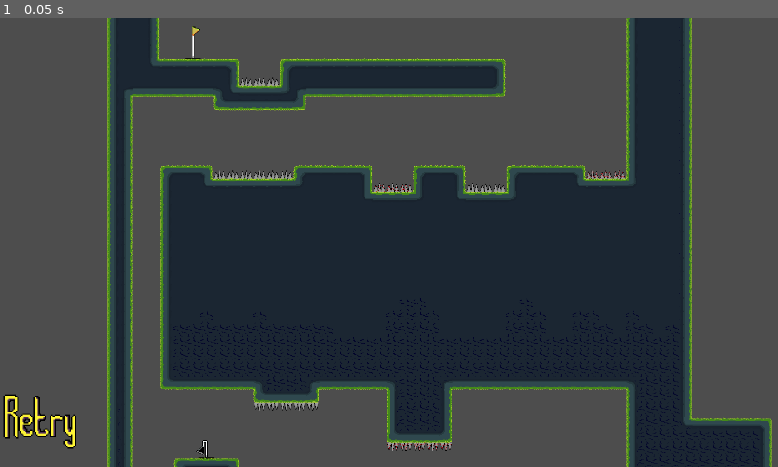
Above: before the commit, frame 1.
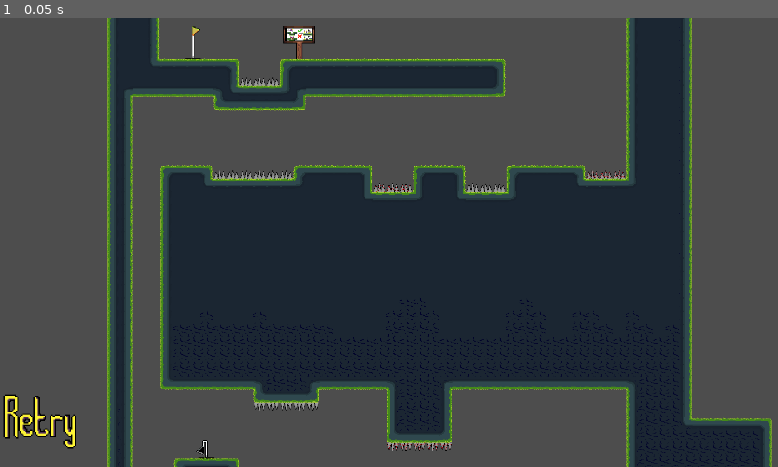
Above: after the commit, the same moment.

Repository: Flebber/Simpletun-REPO
Game: Godot game, scene res://Scenes/Levels/tutorial.tscn
Two runs of this game, one before a commit and one after it. Both use one fixed random seed, a clock stepped at 60 frames per second and the inputs below. This scene is started directly instead of the project's main scene.
Inputs:
- Up to frame 1 (0.05 s): no input

The runs differ from the first frame. In frame 1, 0.2% of the frame differs, in the area x 36-41%, y 1-10%.

Commit message:
Designed PosterBoard and Created the Scene Template For it. Began Creating the InteractComponent
Haven't added any logic but it is the correct size and I have planned the system for it, InteractComponent will be modular and will be easy to code (When close Show interact UI and Keypress emits signal)

Diff:
--- /dev/null
+++ b/Scenes/Interactables/poster_board.tscn
@@ -0,0 +1,42 @@
+[gd_scene format=3 uid="uid://du83s5f7t3uap"]
+
+[ext_resource type="Script" uid="uid://c3obm6tdif85m" path="res://Scripts/Interactables/poster_board.gd" id="1_dop1h"]
+[ext_resource type="Texture2D" uid="uid://beckrcj3hmimr" path="res://assets/sprites/Posters/PosterBoard.png" id="1_j7x4n"]
+[ext_resource type="Texture2D" uid="uid://ceacgowh0qr22" path="res://assets/sprites/Posters/TutorialPosters/tutorialposterpage.png" id="2_heacf"]
+[ext_resource type="Script" uid="uid://dov27h2jhaq5u" path="res://Scripts/Base Systems/collide_check.gd" id="4_rmmg2"]
+[ext_resource type="Script" uid="uid://cilm36ukt120y" path="res://Scripts/Interactables/interact_node.gd" id="5_rmmg2"]
+
+[sub_resource type="RectangleShape2D" id="RectangleShape2D_heacf"]
+size = Vector2(65, 81.5)
+
+[node name="PosterBoard" type="Area2D" unique_id=693978719 node_paths=PackedStringArray("collision_check", "poster", "interact_node")]
+z_index = -2
+script = ExtResource("1_dop1h")
+collision_check = NodePath("CollisionCheck")
+poster = NodePath("Poster")
+interact_node = NodePath("InteractNode")
+
+[node name="Board" type="Sprite2D" parent="." unique_id=1845500038]
+position = Vector2(-1, -19)
+scale = Vector2(2, 2)
+texture = ExtResource("1_j7x4n")
+offset = Vector2(0, -13)
+
+[node name="Poster" type="Sprite2D" parent="." unique_id=1121130669]
+texture_filter = 1
+position = Vector2(-1, -28)
+texture = ExtResource("2_heacf")
+offset = Vector2(0, -13)
+hframes = 2
+vframes = 2
+
+[node name="CollisionShape2D" type="CollisionShape2D" parent="." unique_id=6608625]
+position = Vector2(-1.5, -21.25)
+shape = SubResource("RectangleShape2D_heacf")
+
+[node name="CollisionCheck" type="Node" parent="." unique_id=896015572]
+script = ExtResource("4_rmmg2")
+metadata/_custom_type_script = "uid://dov27h2jhaq5u"
+
+[node name="InteractNode" type="Node" parent="." unique_id=1386766432]
+script = ExtResource("5_rmmg2")
--- a/Scenes/Levels/tiles/tilesets/grass_tileset.tres
+++ b/Scenes/Levels/tiles/tilesets/grass_tileset.tres
@@ -8,6 +8,7 @@
 [ext_resource type="PackedScene" uid="uid://db4q3sjgy4t3k" path="res://Scenes/Points/end_point.tscn" id="6_ikvjr"]
 [ext_resource type="PackedScene" uid="uid://d371d1qkeh7hh" path="res://Scenes/Points/spawn_point.tscn" id="7_051wk"]
 [ext_resource type="PackedScene" uid="uid://c17sd8h5i8htd" path="res://Scenes/Points/check_point.tscn" id="8_c7xlj"]
+[ext_resource type="PackedScene" uid="uid://du83s5f7t3uap" path="res://Scenes/Interactables/poster_board.tscn" id="9_3s02o"]
 
 [sub_resource type="TileSetAtlasSource" id="TileSetAtlasSource_kijn0"]
 texture = ExtResource("1_rpbx2")
@@ -82,6 +83,10 @@
 scenes/2/scene = ExtResource("7_051wk")
 scenes/3/scene = ExtResource("8_c7xlj")
 
+[sub_resource type="TileSetScenesCollectionSource" id="TileSetScenesCollectionSource_6gg0w"]
+resource_name = "Interactables"
+scenes/1/scene = ExtResource("9_3s02o")
+
 [resource]
 tile_size = Vector2i(32, 32)
 physics_layer_0/collision_layer = 1
@@ -90,3 +95,4 @@
 sources/1 = SubResource("TileSetAtlasSource_kijn0")
 sources/2 = SubResource("TileSetScenesCollectionSource_m1cf4")
 sources/3 = SubResource("TileSetScenesCollectionSource_3xwtw")
+sources/4 = SubResource("TileSetScenesCollectionSource_6gg0w")
--- a/Scenes/Levels/tutorial.tscn
+++ b/Scenes/Levels/tutorial.tscn
@@ -19,6 +19,6 @@
 texture = ExtResource("4_fenkg")
 
 [node name="TileMapLayer" parent="Tutorial" unique_id=102915222 instance=ExtResource("3_fenkg")]
-tile_map_data = PackedByteArray("AAAKAAAAAQAKAAEAAAALAAAAAQA …(21856 unchanged characters)… AAAAAAwA3ACkAAwAAAAAAAwAOAAIAAwAAAAAAAgA=")
+tile_map_data = PackedByteArray("AAAKAAAAAQAKAAEAAAALAAAAAQA …(21856 unchanged characters)… AAAAAAwA3ACkAAwAAAAAAAwAOAAIAAwAAAAAAAgAWAAIABAAAAAAAAQA=")
 
 [node name="UI" parent="Tutorial" unique_id=649945580 instance=ExtResource("2_eqxtb")]
--- /dev/null
+++ b/Scripts/Interactables/interact_node.gd
@@ -0,0 +1 @@
+class_name InteractNode extends Node
--- /dev/null
+++ b/Scripts/Interactables/poster_board.gd
@@ -0,0 +1,15 @@
+extends Area2D
+
+@export var collision_check : CollisionCheck
+
+@export var poster: Sprite2D
+@export var interact_node: InteractNode
+
+func _ready() -> void:
+
+	collision_check.setup()
+	#interact_node.setup()
+
+
+
+# Plan: Board and image stays the same per level but the Frame of the poster changes, When near interact with the board to zoom the poster.
Not shown, added: Scripts/Interactables/interact_node.gd.uid
Not shown, added: Scripts/Interactables/poster_board.gd.uid
Binary file added: assets/sprites/Pickups/bigcoin.png
Not shown, added: assets/sprites/Pickups/bigcoin.png.import
Not shown, added: assets/sprites/Pickups/coin.png.import
Binary file added: assets/sprites/Posters/PosterBoard.aseprite
Binary file added: assets/sprites/Posters/PosterBoard.png
Not shown, added: assets/sprites/Posters/PosterBoard.png.import
Not shown, added: assets/sprites/Posters/TutorialPosters/CheckpointPoster.png.import
Not shown, added: assets/sprites/Posters/TutorialPosters/CoinPoster.png.import
Not shown, added: assets/sprites/Posters/TutorialPosters/GlidePoster.png.import
Not shown, added: assets/sprites/Posters/TutorialPosters/JumpOverSpikes.png.import
(and 2 more such lines)
